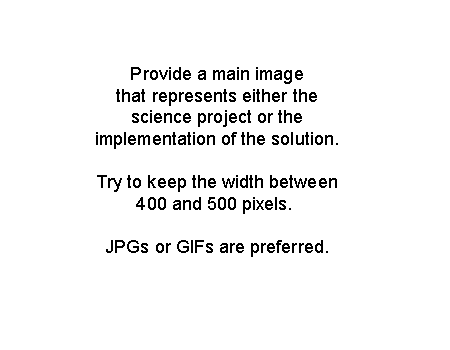
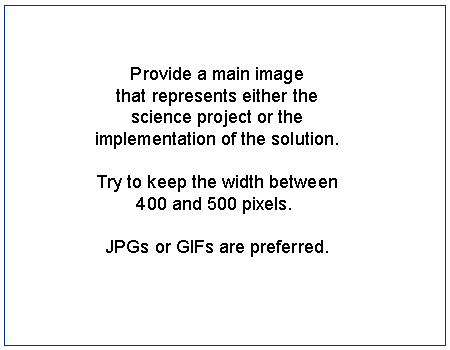
Before/after of a 450 × 350 layered artwork. What changed in the layer stack:
added layer "Layer 1" above "Provide a main image that repr" over [4, 5, 446, 346]
